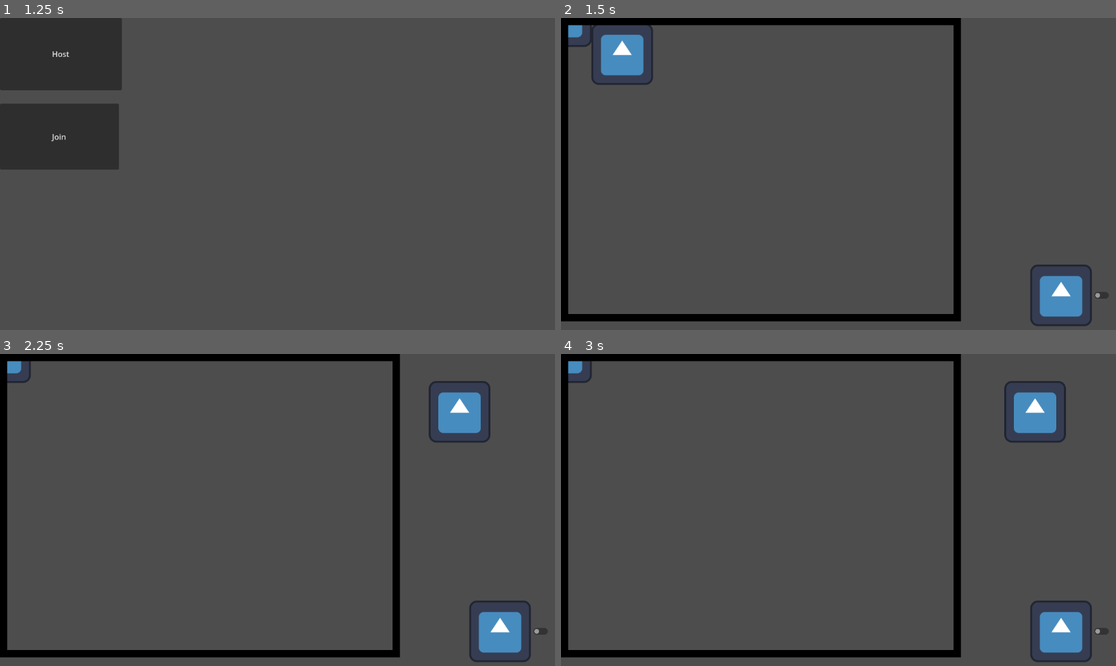
Above: before the commit, frames 1-4 (two rows, left to right).
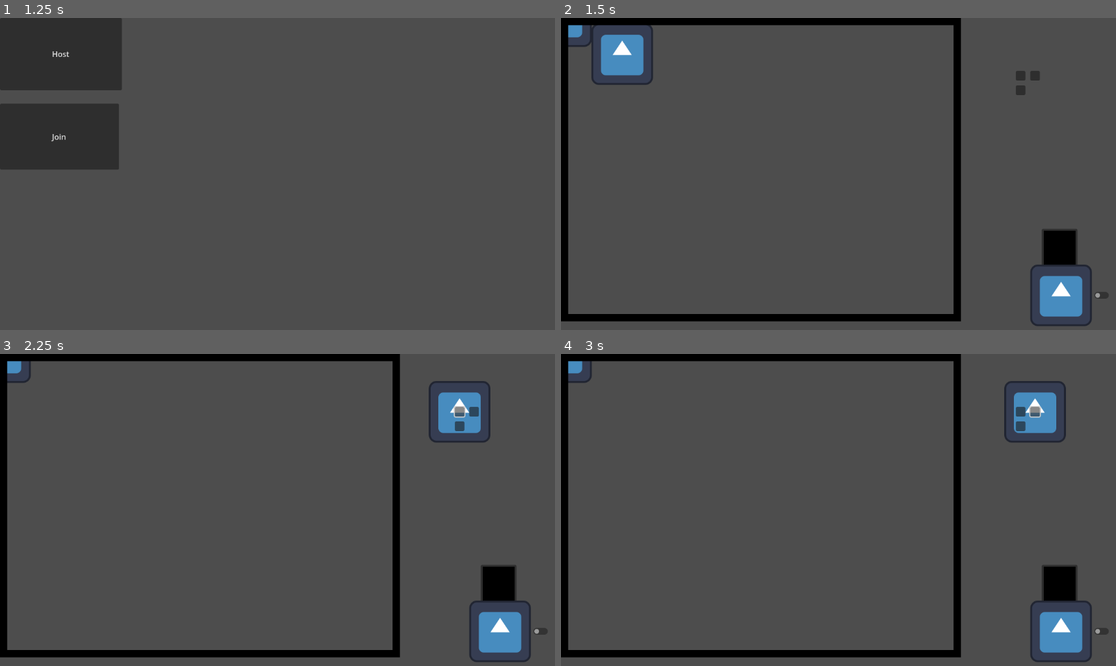
Above: after the commit, the same moments.

Repository: banana67676/Pitch-It-2025-2026
Game: Godot game, scene res://Scenes/Multiplayer Menu/Multiplayer_Menu.tscn
Two runs of this game, one before a commit and one after it. Both use one fixed random seed, a clock stepped at 60 frames per second and the inputs below. The engine's default icon, where the game draws it, is replaced by a stand-in: a white triangle on a blue panel in a dark square.
Inputs (mouse positions are in pixels of both pictures, inside the frame that each line leads up to):
- Up to frame 1 (1.25 s): tap Enter at 0.5 s; move the mouse to (399, 158) at 0.52 s; press the mouse at (399, 158) at 0.53 s
- Up to frame 2 (1.5 s): release the mouse at (960, 158) at 1.25 s; click "Host" at 1.25 s
- Up to frame 3 (2.25 s): click (460, 413) at 2.02 s
- Up to frame 4 (3 s): click (1032, 413) at 2.77 s

Frame 1 is identical in both runs. In frame 2, 0.9% of the frame differs, in the area x 81-93%, y 16-80%; in frame 3, 0.9%; in frame 4, 0.9%.

Commit message:
Added buttons for color picking

Diff:
--- a/Drawing/Drawing.tscn
+++ b/Drawing/Drawing.tscn
@@ -12,6 +12,18 @@
 anchors_preset = 0
 offset_right = 40.0
 offset_bottom = 40.0
+
+[node name="ColorPicker" type="Node2D" parent="Control"]
+position = Vector2(968, 508)
+
+[node name="ColorPickerButton" type="ColorPickerButton" parent="Control/ColorPicker"]
+offset_left = 30.0
+offset_top = -70.0
+offset_right = 104.0
+offset_bottom = 9.0
+
+[node name="ColorPalette" type="Node2D" parent="Control/ColorPicker"]
+position = Vector2(-24, -398)
 
 [node name="HSlider" type="HSlider" parent="Control"]
 layout_mode = 0
@@ -32,4 +44,5 @@
 position = Vector2(415, 315)
 texture = ExtResource("3_ndbog")
 
+[connection signal="color_changed" from="Control/ColorPicker/ColorPickerButton" to="." method="_on_color_picker_button_color_changed"]
 [connection signal="toggled" from="Control/DrawEraseToggle" to="." method="_on_draw_erase_toggle_toggled"]
--- a/Drawing/drawing.gd
+++ b/Drawing/drawing.gd
@@ -10,7 +10,9 @@
 const HEIGHT = 600
 var mode_size = 5
 var draw_color = Color8(255,255,255,255)
+var defaults = [Color(255,0,0,255),Color(0,255,0,255),Color(0,0,255,255)]
 var prev_mouse_pos
+var draw_color_buffer = [Color(0,0,0,255)]
 
 func _ready():
 	position = Vector2(0,0)
@@ -19,6 +21,19 @@
 	self.repeat_fill(canvas_fill, PackedByteArray([0,0,0,0]))
 	image = Image.create_from_data(WIDTH, HEIGHT, false, Image.FORMAT_RGBA8, canvas_fill)
 	image_texture = ImageTexture.create_from_image(image)
+	var color_plte = $Control/ColorPicker/ColorPalette
+	var posIndex = 0
+	for color in defaults:
+		var obj = Button.new()
+		obj.size.x = 20
+		obj.size.y = 20
+		obj.set_position(Vector2((posIndex % 2)*30,(posIndex/2)*30))
+		obj.add_theme_color_override("icon_hover_color", color)
+		obj.add_theme_color_override("icon_pressed_color", color)
+		color_plte.add_child(obj)
+		posIndex+=1
+
+
 
 
 func _process(delta: float) -> void:
@@ -78,3 +93,9 @@
 		mode = drawing_modes.DRAW
 		mode_size /= 1.10
 	pass # Replace with function body.
+
+
+func _on_color_picker_button_color_changed(color: Color) -> void:
+	draw_color_buffer.append(draw_color)
+	draw_color = color
+	pass # Replace with function body.
